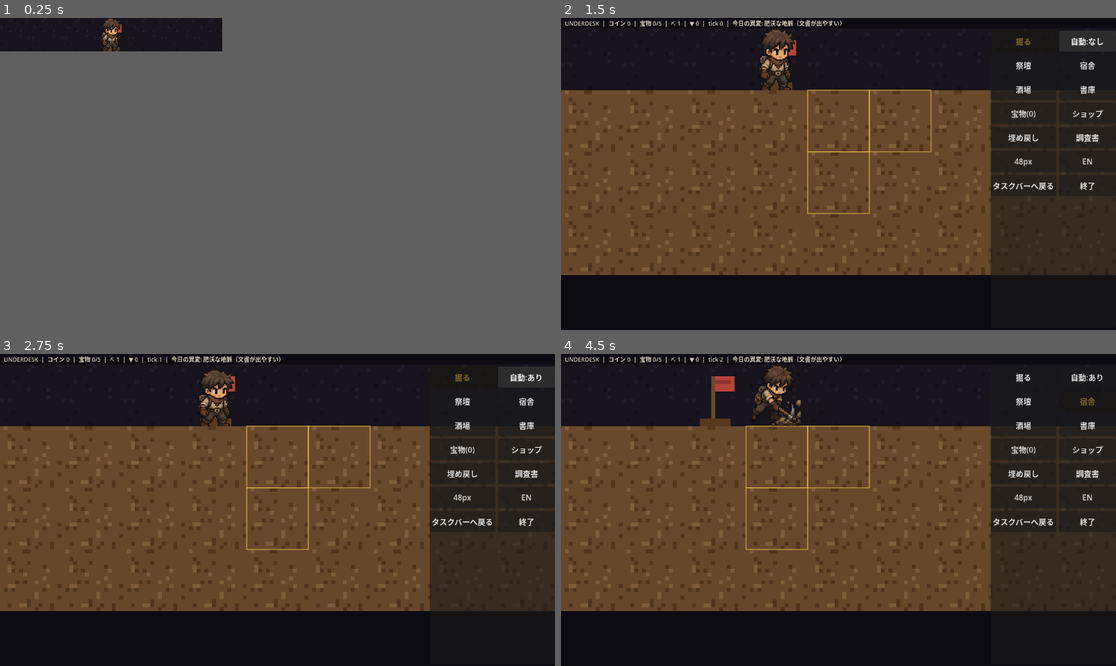
Above: before the commit, frames 1-4 (two rows, left to right).
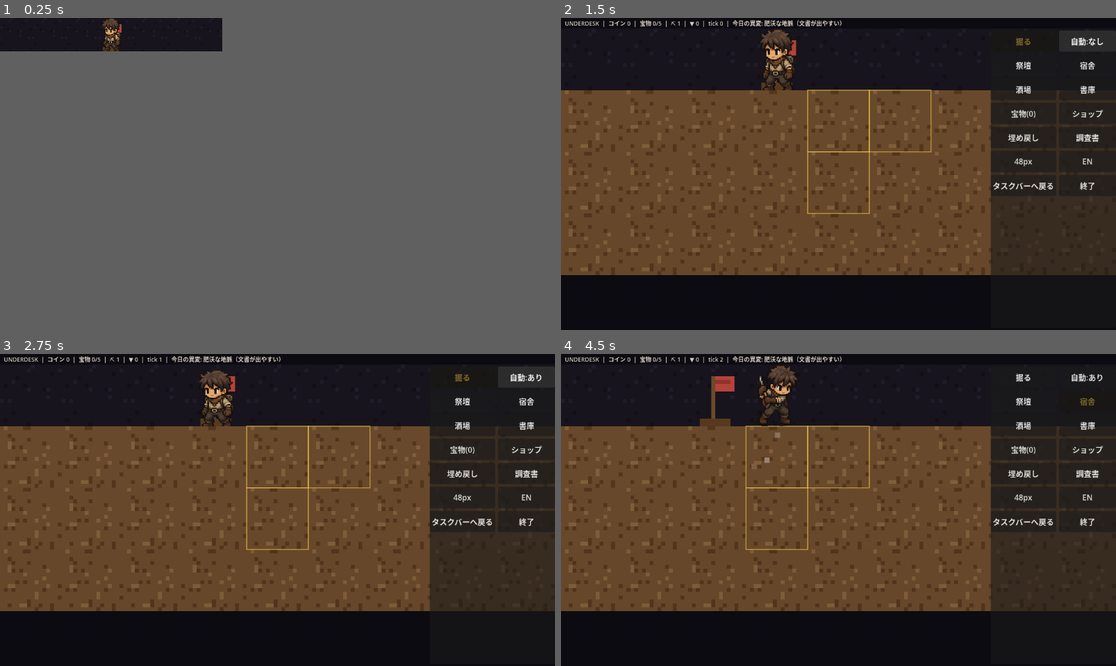
Above: after the commit, the same moments.

Repository: jinsei0604/UnderDesk
Game: Godot game, scene res://src/ui/main.tscn
Same seed, same stepped clock (60 frames per second), same inputs: the game is played once before the commit and once after it.
Inputs (mouse positions are in pixels of both pictures, inside the frame that each line leads up to):
- Up to frame 1 (0.25 s): no input
- Up to frame 2 (1.5 s): tap Enter at 0.5 s; drag from (672, 33) to (694, 27) at 0.52 s; click "自動:あり" at 1.25 s
- Up to frame 3 (2.75 s): click "自動:なし" at 2 s
- Up to frame 4 (4.5 s): click "祭壇" at 2.75 s; click "掘る" at 3.5 s; click "宿舎" at 4.25 s

The runs differ from the first frame. In frame 1, 0.2% of the frame differs, in the area x 18-22%, y 0-11%; in frame 2, 0.6%; in frame 3, 0.5%; in frame 4, 0.7%, in the area x 34-44%, y 3-37%.

Commit message:
Left-facing dig mirroring and terrain-matched dig debris
- Characters mirror horizontally when walking or digging leftward
  (serpentine return rows). Source frames are normalized to one facing
  per character at extraction (FLIP_X_OUTPUTS) and MINION_NATIVE_FACING
  records each sprite sheet's native direction.
- The baked brown dust frame is replaced with a clean follow-through
  pose; dig debris is now drawn procedurally at the target cell in the
  color of the block actually being chewed - gray chips off rock, blue
  off wet rock, sand off ruin bricks.

Co-Authored-By: Claude Fable 5 <noreply@anthropic.com>

Diff:
--- a/src/ui/main.gd
+++ b/src/ui/main.gd
@@ -54,6 +54,17 @@
 var scroll_y: int = 0
 var scroll_x: int = 0
 var _anim_frame: int = 0
+var _facing: Dictionary = {}  # minion id -> -1 (left) / 1 (right)
+
+## Which way each character's source art faces (mirrored for the other
+## direction at draw time). Default is right (1).
+const MINION_NATIVE_FACING: Dictionary = {0: 1, 2: -1}
+
+## Normalized offsets for terrain-colored dig chips at the target cell.
+const DEBRIS_OFFSETS: Array[Vector2] = [
+	Vector2(0.15, 0.30), Vector2(0.55, 0.12), Vector2(0.75, 0.45),
+	Vector2(0.35, 0.60), Vector2(0.62, 0.78), Vector2(0.10, 0.72),
+]
 var _tally_text: String = ""
 var _tally_until_tick: int = 0
 
@@ -414,6 +425,42 @@
 
 ## Translucent readout drawn over the cells; the strip has no HUD bar.
 ## Unread documents blink at the right edge (§5.1: icon blink only).
+## Walking or digging direction; the last horizontal direction sticks.
+func _minion_facing(minion: UDMinion) -> int:
+	var dir := 0
+	if minion.state == UDMinion.State.DIGGING \
+			and minion.job_target != UDMinion.NO_TARGET:
+		dir = signi(minion.job_target.x - minion.pos.x)
+	elif not minion.path.is_empty():
+		dir = signi(minion.path[0].x - minion.pos.x)
+	if dir != 0:
+		_facing[minion.id] = dir
+	return int(_facing.get(minion.id, 1))
+
+
+## Dig chips colored like the block actually being chewed (§ user
+## feedback: brown dust on gray rock reads wrong).
+func _draw_debris(origin: Vector2) -> void:
+	var chip := maxf(2.0, _cell_px() / 12.0)
+	for minion in sim.minions:
+		if minion.state != UDMinion.State.DIGGING:
+			continue
+		if minion.job_target == UDMinion.NO_TARGET \
+				or not sim.grid.is_inside(minion.job_target):
+			continue
+		var terrain := sim.grid.terrain_at(minion.job_target)
+		if terrain == UD.Terrain.AIR or not _cell_visible(minion.job_target):
+			continue
+		var rect := _cell_rect(origin, minion.job_target)
+		var base := _cell_color(terrain, minion.job_target.y)
+		for i in 3:
+			var off: Vector2 = DEBRIS_OFFSETS[(_anim_frame + i * 2) % DEBRIS_OFFSETS.size()]
+			draw_rect(
+				Rect2(rect.position + off * rect.size * 0.85, Vector2(chip, chip)),
+				base.lightened(0.12 + 0.1 * float(i))
+			)
+
+
 func _draw_strip_overlay(font: Font) -> void:
 	var coin_part := "$%d" % int(sim.inventory[UD.RES_GOLD])
 	var pending := sim.pending_loot_total()
@@ -453,6 +500,7 @@
 	_draw_jobs(origin)
 	_draw_depot(origin)
 	_draw_minions(origin)
+	_draw_debris(origin)
 
 
 func _cell_color(terrain: UD.Terrain, depth: int) -> Color:
@@ -552,7 +600,16 @@
 				tex = art.texture(art_key)
 			else:
 				tex = art.frame(art_key, _anim_frame + minion.id)
-			draw_texture_rect(tex, sprite_rect, false)
+			var native := int(MINION_NATIVE_FACING.get(minion.id, 1))
+			if _minion_facing(minion) != native:
+				# Mirror around the sprite's vertical center line.
+				draw_set_transform(
+					Vector2(sprite_rect.get_center().x * 2.0, 0.0), 0.0, Vector2(-1, 1)
+				)
+				draw_texture_rect(tex, sprite_rect, false)
+				draw_set_transform(Vector2.ZERO, 0.0, Vector2.ONE)
+			else:
+				draw_texture_rect(tex, sprite_rect, false)
 			continue
 		var body := Rect2(
 			rect.position + Vector2(inset, inset + bob),
--- a/tools/extract_sprites.gd
+++ b/tools/extract_sprites.gd
@@ -12,6 +12,10 @@
 ## In-game sprites are resampled to this size (matches the expanded
 ## view's cell) so nearest-neighbor drawing stays crisp.
 const GAME_SPRITE_SIZE := 128
+
+## Outputs flipped horizontally so every frame of a character faces the
+## same way (the game mirrors at draw time for the other direction).
+const FLIP_X_OUTPUTS: Array[String] = ["minion_0"]
 
 ## preset -> { src, crops: { out_name: [x, y, w, h] } }
 const PRESETS := {
@@ -32,13 +36,13 @@
 		"crops": {
 			"minion_0": [50, 665, 135, 210],
 			"minion_0_f2": [245, 940, 185, 235],
-			"minion_0_f3": [445, 940, 160, 235],
+			"minion_0_f3": [650, 940, 150, 235],
 			"miner_walk2": [240, 665, 145, 210],
 			"miner_walk3": [440, 665, 140, 210],
 			"miner_walk4": [635, 665, 145, 210],
 			"miner_walk5": [840, 665, 160, 210],
 			"miner_dig1": [40, 915, 170, 260],
-			"miner_dig4": [650, 940, 150, 235],
+			"miner_dig3_dust": [445, 940, 160, 235],
 			"miner_dig5": [835, 940, 165, 235],
 			"miner_find": [1030, 940, 205, 235],
 		},
@@ -72,6 +76,8 @@
 		var squared := _square(trimmed)
 		if out_name.begins_with("minion_"):
 			squared.resize(GAME_SPRITE_SIZE, GAME_SPRITE_SIZE, Image.INTERPOLATE_LANCZOS)
+		if FLIP_X_OUTPUTS.has(out_name):
+			squared.flip_x()
 		var out_path := ProjectSettings.globalize_path("res://assets/art/%s.png" % out_name)
 		squared.save_png(out_path)
 		print("saved %s (%dx%d)" % [out_name, squared.get_width(), squared.get_height()])
Binary file added: assets/art/miner_dig3_dust.png
Not shown, added: assets/art/miner_dig3_dust.png.import
Binary file changed: assets/art/minion_0.png
Binary file changed: assets/art/minion_0_f3.png
Not shown, changed: CLAUDE.md
